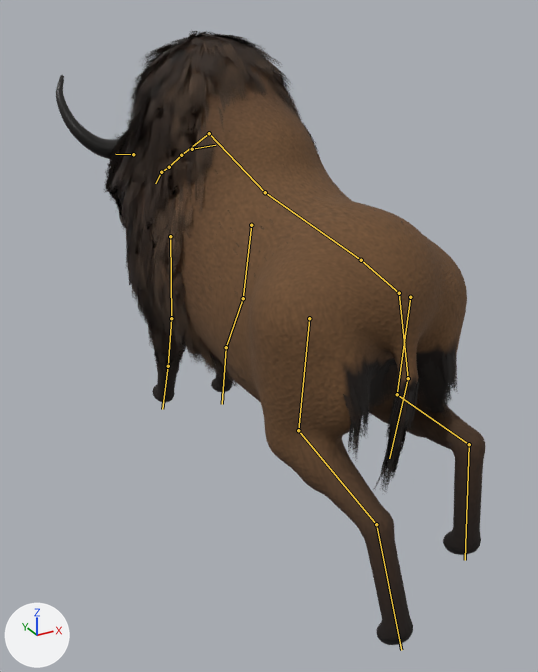
Two versions of the glTF model assets/models/animals/SK_Bison.gltf, one commit apart.
Both versions are drawn from a camera (50 mm lens) standing at (-1.49, -2.74, 2.16) and looking at (0.05, 0.05, 0.76). Arrows for +X, +Y and +Z are at lower left; the lights stay in place. The picture after the commit comes second. Both versions are drawn at frame 8 of the action 'run'; the numbers are the values there. The bones that bend it are drawn over the model as lines.

In view in the first picture: 'Bison', 'BisonFur'.
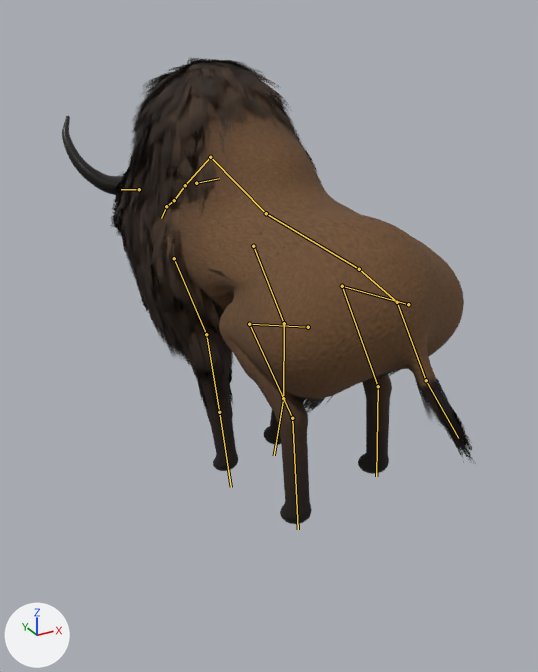
What differs and where, as boxes (x1, y1, x2, y2) in the pictures (538 x 672 px):
```json
{"object": "Bison", "change": "posed", "before": [56, 36, 485, 645], "after": [62, 62, 464, 524], "on screen": "6% narrower, 24% shorter"}
{"object": "BisonFur", "change": "posed", "before": [103, 31, 458, 492], "after": [111, 57, 476, 464], "on screen": "12% shorter"}
{"bone": "hips", "before": "(399, 293) to (361, 260)", "after": "(397, 302) to (359, 269)"}
{"bone": "spine", "before": "(361, 260) to (265, 192)", "after": "(359, 269) to (266, 213)"}
{"bone": "chest", "before": "(265, 192) to (209, 133)", "after": "(266, 213) to (210, 157)"}
{"bone": "neck", "before": "(209, 133) to (181, 155)", "after": "(210, 157) to (185, 185)"}
{"bone": "head", "before": "(169, 167) to (161, 172)", "after": "(174, 200) to (166, 206)"}
{"bone": "upperarm.L", "before": "(251, 225) to (243, 298)", "after": "(253, 246) to (284, 323)"}
{"bone": "forearm.L", "before": "(243, 298) to (226, 347)", "after": "(284, 323) to (283, 398)"}
{"bone": "hoof_f.L", "before": "(226, 347) to (222, 404)", "after": "(283, 398) to (274, 455)"}
{"bone": "upperarm.R", "before": "(170, 236) to (171, 318)", "after": "(174, 258) to (206, 334)"}
{"bone": "forearm.R", "before": "(171, 318) to (168, 366)", "after": "(206, 334) to (219, 412)"}
{"bone": "hoof_f.R", "before": "(168, 366) to (162, 409)", "after": "(219, 412) to (231, 487)"}
{"bone": "tail", "before": "(399, 293) to (408, 378)", "after": "(397, 302) to (426, 380)"}
{"bone": "tail_tip", "before": "(408, 378) to (389, 458)", "after": "(426, 380) to (458, 438)"}
{"bone": "thigh.L", "before": "(410, 297) to (397, 394)", "after": "(408, 304) to (342, 286)"}
{"bone": "shin.L", "before": "(397, 394) to (469, 444)", "after": "(342, 286) to (378, 386)"}
{"bone": "hoof_h.L", "before": "(469, 444) to (465, 560)", "after": "(378, 386) to (376, 476)"}
{"bone": "thigh.R", "before": "(309, 318) to (298, 430)", "after": "(308, 327) to (249, 324)"}
{"bone": "shin.R", "before": "(298, 430) to (376, 524)", "after": "(249, 324) to (292, 418)"}
{"bone": "hoof_h.R", "before": "(376, 524) to (401, 650)", "after": "(292, 418) to (298, 529)"}
```

The change, as JSON lines over the scene's bpy script:
```json
{"block": "bone_hips", "where": "bone_hips = bpy.data.objects['BisonRig'].pose.bones['hips']"}
{"op": "set", "path": "bone_hips.location", "old": "(0.0, 0.0, 0.0)", "new": "(0.0, 0.0, -0.035)"}
{"block": "bone_spine", "where": "bone_spine = bpy.data.objects['BisonRig'].pose.bones['spine']  # child of 'hips'"}
{"op": "set", "path": "bone_spine.rotation_quaternion", "old": "(1.0, 0.0, 0.0, 0.0)", "new": "(0.999, -0.043, 0.0, -0.009)", "note": "degrees (0, 0, 0) -> degrees (-5, 0, -1)"}
{"block": "bone_chest", "where": "bone_chest = bpy.data.objects['BisonRig'].pose.bones['chest']  # child of 'spine'"}
{"op": "set", "path": "bone_chest.rotation_quaternion", "old": "(1.0, 0.0, 0.0, 0.0)", "new": "(1.0, 0.026, 0.0, 0.009)", "note": "degrees (0, 0, 0) -> degrees (3, 0, 1)"}
{"block": "bone_neck", "where": "bone_neck = bpy.data.objects['BisonRig'].pose.bones['neck']  # child of 'chest'"}
{"op": "set", "path": "bone_neck.rotation_quaternion", "old": "(1.0, 0.02, 0.0, 0.0)", "new": "(1.0, -0.028, 0.0, 0.0)", "note": "degrees (2, 0, 0) -> degrees (-3, 0, 0)"}
{"block": "bone_head", "where": "bone_head = bpy.data.objects['BisonRig'].pose.bones['head']  # child of 'neck2'"}
{"op": "set", "path": "bone_head.rotation_quaternion", "old": "(1.0, -0.012, 0.0, 0.0)", "new": "(1.0, 0.017, 0.0, 0.0)", "note": "degrees (-1, 0, 0) -> degrees (2, 0, 0)"}
{"block": "bone_upperarm_l", "where": "bone_upperarm_l = bpy.data.objects['BisonRig'].pose.bones['upperarm.L']  # child of 'chest'"}
{"op": "set", "path": "bone_upperarm_l.rotation_quaternion", "old": "(0.964, 0.266, 0.0, 0.0)", "new": "(0.974, -0.227, 0.0, 0.0)", "note": "degrees (31, 0, 0) -> degrees (-26, 0, 0)"}
{"block": "bone_forearm_l", "where": "bone_forearm_l = bpy.data.objects['BisonRig'].pose.bones['forearm.L']  # child of 'upperarm.L'"}
{"op": "set", "path": "bone_forearm_l.rotation_quaternion", "old": "(0.993, -0.121, 0.0, 0.0)", "new": "(0.994, 0.105, 0.0, 0.0)", "note": "degrees (-14, 0, 0) -> degrees (12, 0, 0)"}
{"block": "bone_hoof_f_l", "where": "bone_hoof_f_l = bpy.data.objects['BisonRig'].pose.bones['hoof_f.L']  # child of 'forearm.L'"}
{"op": "set", "path": "bone_hoof_f_l.rotation_quaternion", "old": "(0.988, -0.153, 0.0, 0.0)", "new": "(0.985, 0.174, 0.0, 0.0)", "note": "degrees (-18, 0, 0) -> degrees (20, 0, 0)"}
{"block": "bone_upperarm_r", "where": "bone_upperarm_r = bpy.data.objects['BisonRig'].pose.bones['upperarm.R']  # child of 'chest'"}
{"op": "set", "path": "bone_upperarm_r.rotation_quaternion", "old": "(0.979, 0.204, 0.0, 0.0)", "new": "(0.954, -0.299, 0.0, 0.0)", "note": "degrees (24, 0, 0) -> degrees (-35, 0, 0)"}
{"block": "bone_forearm_r", "where": "bone_forearm_r = bpy.data.objects['BisonRig'].pose.bones['forearm.R']  # child of 'upperarm.R'"}
{"op": "set", "path": "bone_forearm_r.rotation_quaternion", "old": "(0.999, -0.051, 0.0, 0.0)", "new": "(0.986, 0.169, 0.0, 0.0)", "note": "degrees (-6, 0, 0) -> degrees (19, 0, 0)"}
{"block": "bone_hoof_f_r", "where": "bone_hoof_f_r = bpy.data.objects['BisonRig'].pose.bones['hoof_f.R']  # child of 'forearm.R'"}
{"op": "set", "path": "bone_hoof_f_r.rotation_quaternion", "old": "(1.0, 0.0, 0.0, 0.0)", "new": "(1.0, -0.022, 0.0, 0.0)", "note": "degrees (0, 0, 0) -> degrees (-3, 0, 0)"}
{"block": "bone_tail", "where": "bone_tail = bpy.data.objects['BisonRig'].pose.bones['tail']  # child of 'hips'"}
{"op": "set", "path": "bone_tail.rotation_quaternion", "old": "(1.0, 0.0, 0.0, 0.0)", "new": "(0.992, -0.041, 0.005, -0.12)", "note": "degrees (0, 0, 0) -> degrees (-5, 0, -14)"}
{"block": "bone_tail_tip", "where": "bone_tail_tip = bpy.data.objects['BisonRig'].pose.bones['tail_tip']  # child of 'tail'"}
{"op": "set", "path": "bone_tail_tip.rotation_quaternion", "old": "(0.992, 0.0, 0.0, 0.122)", "new": "(0.99, 0.0, 0.0, -0.138)", "note": "degrees (0, 0, 14) -> degrees (0, 0, -16)"}
{"block": "bone_thigh_l", "where": "bone_thigh_l = bpy.data.objects['BisonRig'].pose.bones['thigh.L']  # child of 'hips'"}
{"op": "set", "path": "bone_thigh_l.rotation_quaternion", "old": "(0.978, -0.209, 0.0, 0.0)", "new": "(0.909, 0.416, 0.0, 0.0)", "note": "degrees (-24, 0, 0) -> degrees (49, 0, 0)"}
{"block": "bone_shin_l", "where": "bone_shin_l = bpy.data.objects['BisonRig'].pose.bones['shin.L']  # child of 'thigh.L'"}
{"op": "set", "path": "bone_shin_l.rotation_quaternion", "old": "(0.966, -0.259, 0.0, 0.0)", "new": "(0.913, -0.408, 0.0, 0.0)", "note": "degrees (-30, 0, 0) -> degrees (-48, 0, 0)"}
{"block": "bone_hoof_h_l", "where": "bone_hoof_h_l = bpy.data.objects['BisonRig'].pose.bones['hoof_h.L']  # child of 'shin.L'"}
{"op": "set", "path": "bone_hoof_h_l.rotation_quaternion", "old": "(0.951, 0.309, 0.0, 0.0)", "new": "(0.996, -0.09, 0.0, 0.0)", "note": "degrees (36, 0, 0) -> degrees (-10, 0, 0)"}
{"block": "bone_thigh_r", "where": "bone_thigh_r = bpy.data.objects['BisonRig'].pose.bones['thigh.R']  # child of 'hips'"}
{"op": "set", "path": "bone_thigh_r.rotation_quaternion", "old": "(0.966, -0.259, 0.0, 0.0)", "new": "(0.942, 0.335, 0.0, 0.0)", "note": "degrees (-30, 0, 0) -> degrees (39, 0, 0)"}
{"block": "bone_shin_r", "where": "bone_shin_r = bpy.data.objects['BisonRig'].pose.bones['shin.R']  # child of 'thigh.R'"}
{"op": "set", "path": "bone_shin_r.rotation_quaternion", "old": "(1.0, 0.0, 0.0, 0.0)", "new": "(0.865, -0.502, 0.0, 0.0)", "note": "degrees (0, 0, 0) -> degrees (-60, 0, 0)"}
{"block": "bone_hoof_h_r", "where": "bone_hoof_h_r = bpy.data.objects['BisonRig'].pose.bones['hoof_h.R']  # child of 'shin.R'"}
{"op": "set", "path": "bone_hoof_h_r.rotation_quaternion", "old": "(1.0, 0.0, 0.0, 0.0)", "new": "(1.0, 0.014, 0.0, 0.0)", "note": "degrees (0, 0, 0) -> degrees (2, 0, 0)"}
```
